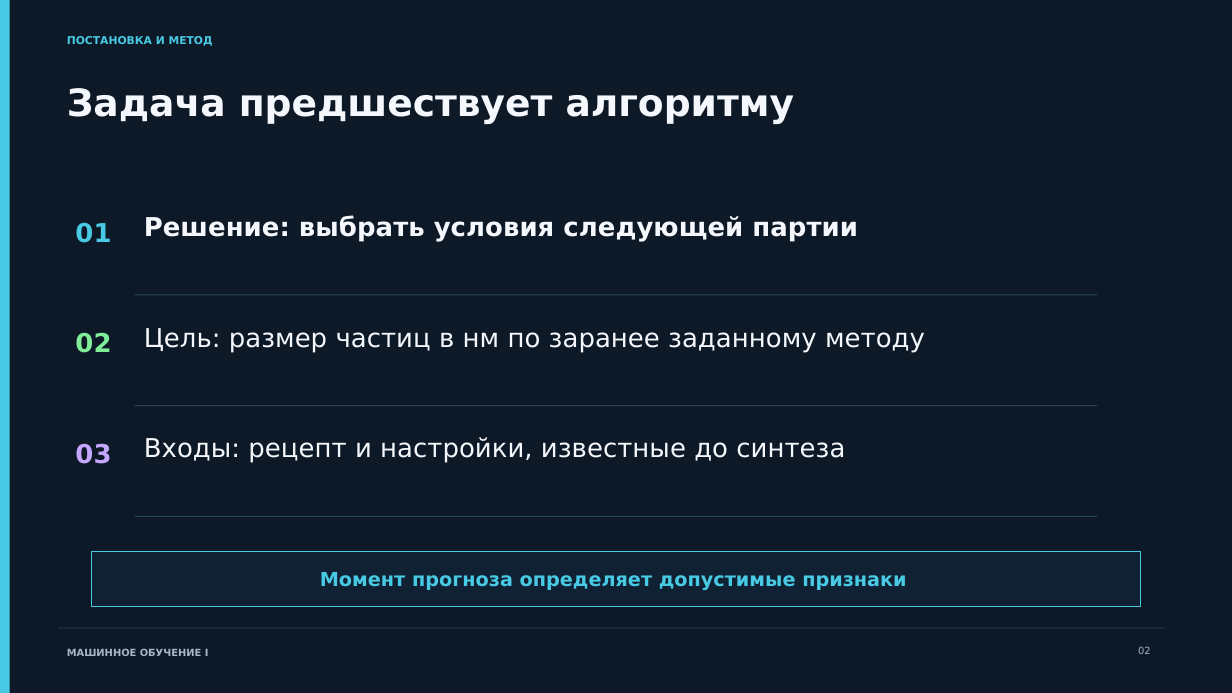
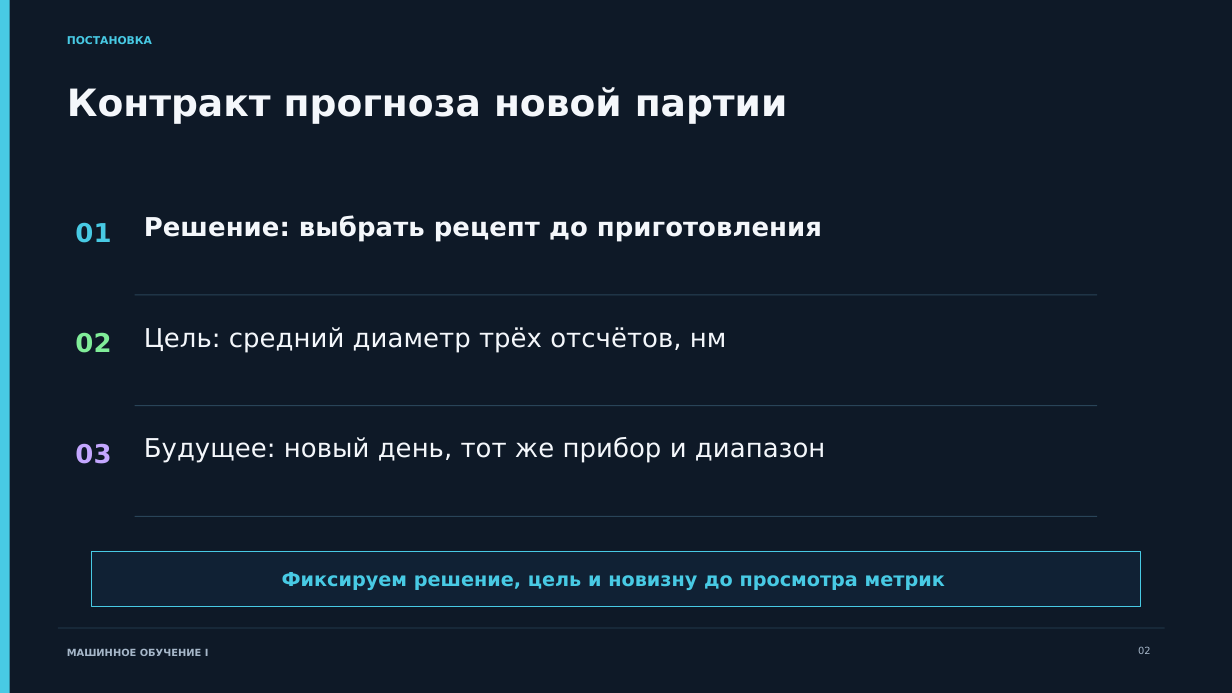
Before and after one commit to ashrpv/computer_science_in_nanoscience, a slide deck: slide 2 of slides/11-ml-problem_and_validation.pptx. Drawn at 1232x693 pixels with LibreOffice and Linux fonts; fonts in the diff are those of the drawing. Boxes give left, top, right and bottom in pixels: in the first picture for what was removed or moved away, otherwise in the second. Text is boxed around its words. In the diff, an @@ line names an element or a change of style, - is before the commit and + after.

```diff
--- a/slides/11-ml-problem_and_validation.pptx
+++ b/slides/11-ml-problem_and_validation.pptx
@@ text at [67,36,152,44]: text changed @@
-ПОСТАНОВКА И МЕТОД
+ПОСТАНОВКА
@@ text at [67,87,788,124]: text changed @@
-Задача предшествует алгоритму
+Контракт прогноза новой партии
@@ text at [144,215,822,241]: text changed @@
-Решение: выбрать условия следующей партии
+Решение: выбрать рецепт до приготовления
@@ text at [144,327,727,352]: text changed @@
-Цель: размер частиц в нм по заранее заданному методу
+Цель: средний диаметр трёх отсчётов, нм
@@ text at [144,437,825,463]: text changed @@
-Входы: рецепт и настройки, известные до синтеза
+Будущее: новый день, тот же прибор и диапазон
@@ text at [282,572,945,590]: text changed @@
-Момент прогноза определяет допустимые признаки
+Фиксируем решение, цель и новизну до просмотра метрик
```
Also in this commit, not shown: 37 other slides changed, 2 slides added, 2 slides removed, 3 other files.
